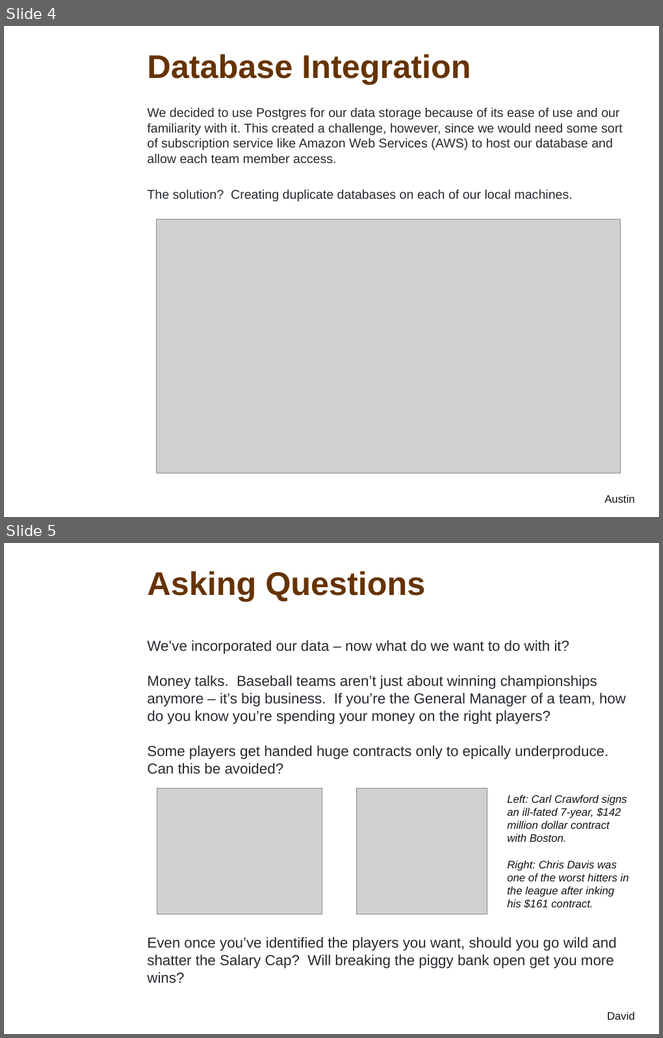
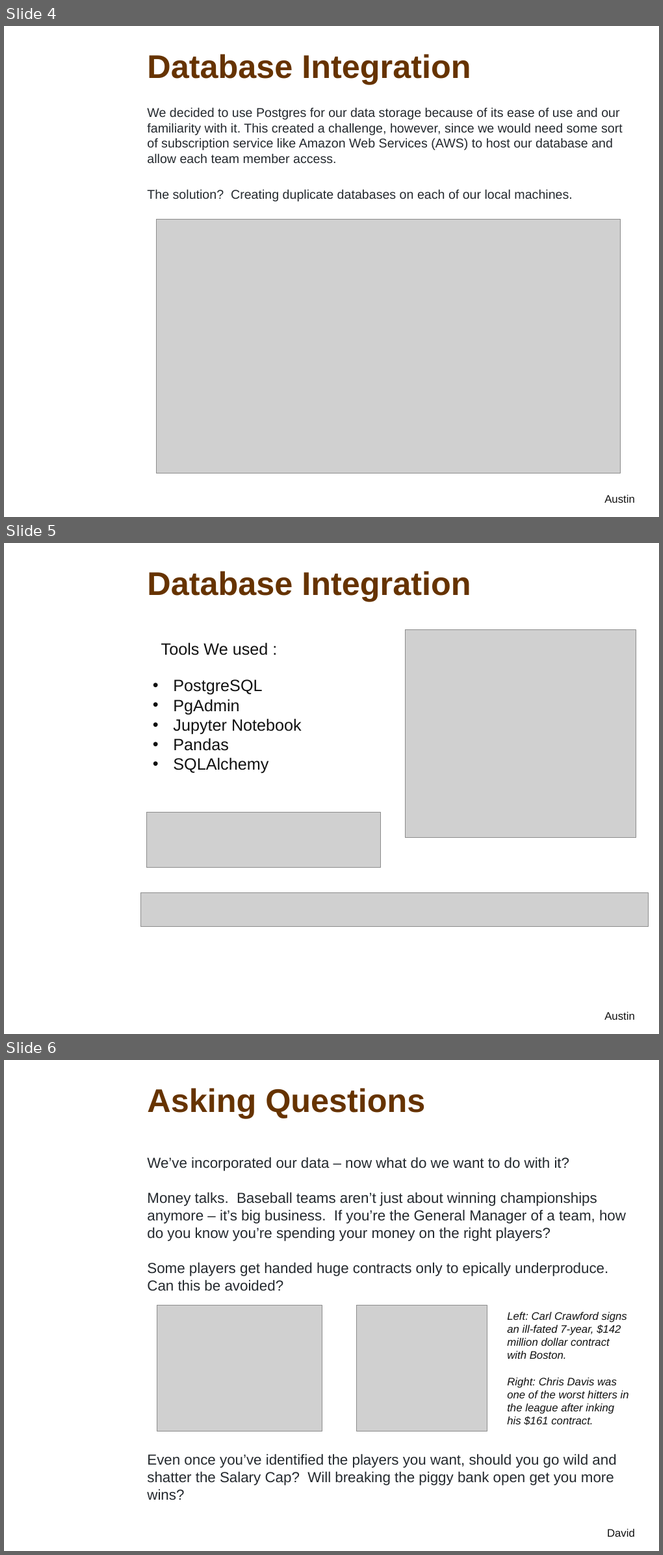
Before and after one commit to davidfashbinder/final_project, a slide deck: Final Presentation.pptx. Shown one above the other, each under a label of ours: slides 4 and 5 before the commit, slides 4, 5 and 6 after it. The pictures are 663x1038 and 663x1555 pixels, drawn with LibreOffice and Linux fonts; fonts in the diff are those of the drawing; grey boxes stand for pictures; background and template pictures are left out. Boxes give left, top, right and bottom in pixels: in the first picture for what was removed or moved away, otherwise in the second. Text is boxed around its words. In the diff, an @@ line names an element or a change of style, - is before the commit and + after.

Commit message:
add final presentation

```diff
--- a/Final Presentation.pptx
+++ b/Final Presentation.pptx
@@ slide 5 added at bbox=[4, 543, 659, 1034], background picture (left out) @@
@@ title added at bbox=[147, 571, 471, 601], 36 pt, text #663300, bold @@
+Database Integration
@@ picture added at bbox=[406, 629, 636, 838] @@
@@ text added at bbox=[161, 642, 269, 655], 18 pt, text #111111 @@
+Tools We used :
@@ text added at bbox=[173, 679, 302, 774], 18 pt, text #111111 @@
+• PostgreSQL
+• PgAdmin
+• Jupyter Notebook
+• Pandas
+• SQLAlchemy
@@ picture added at bbox=[146, 812, 381, 868] @@
@@ picture added at bbox=[141, 893, 649, 927] @@
@@ text added at bbox=[605, 1012, 635, 1020], 12 pt, text #111111 @@
+Austin
@@ what was slide 5 is now slide 6 @@
```
